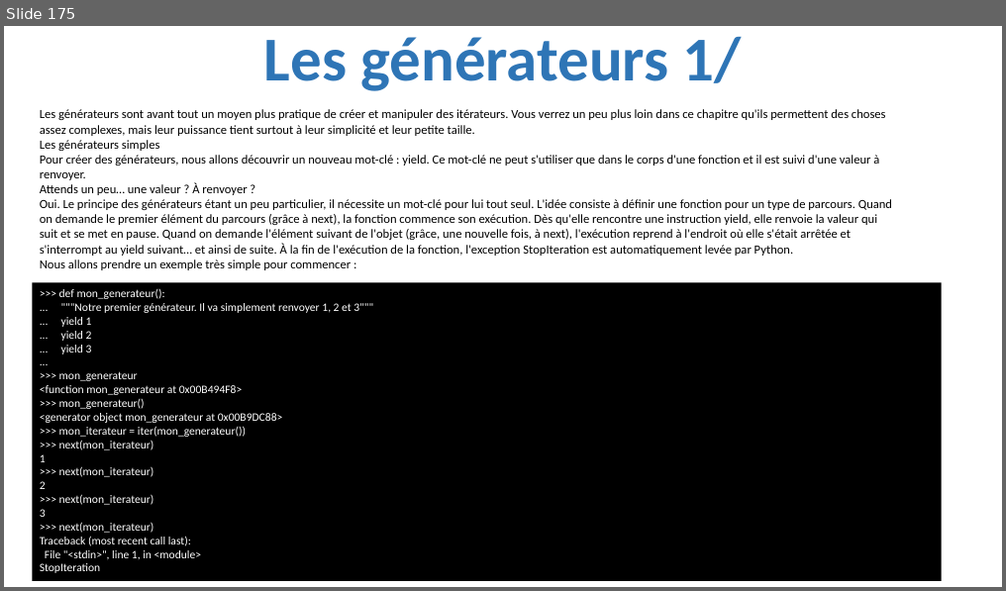
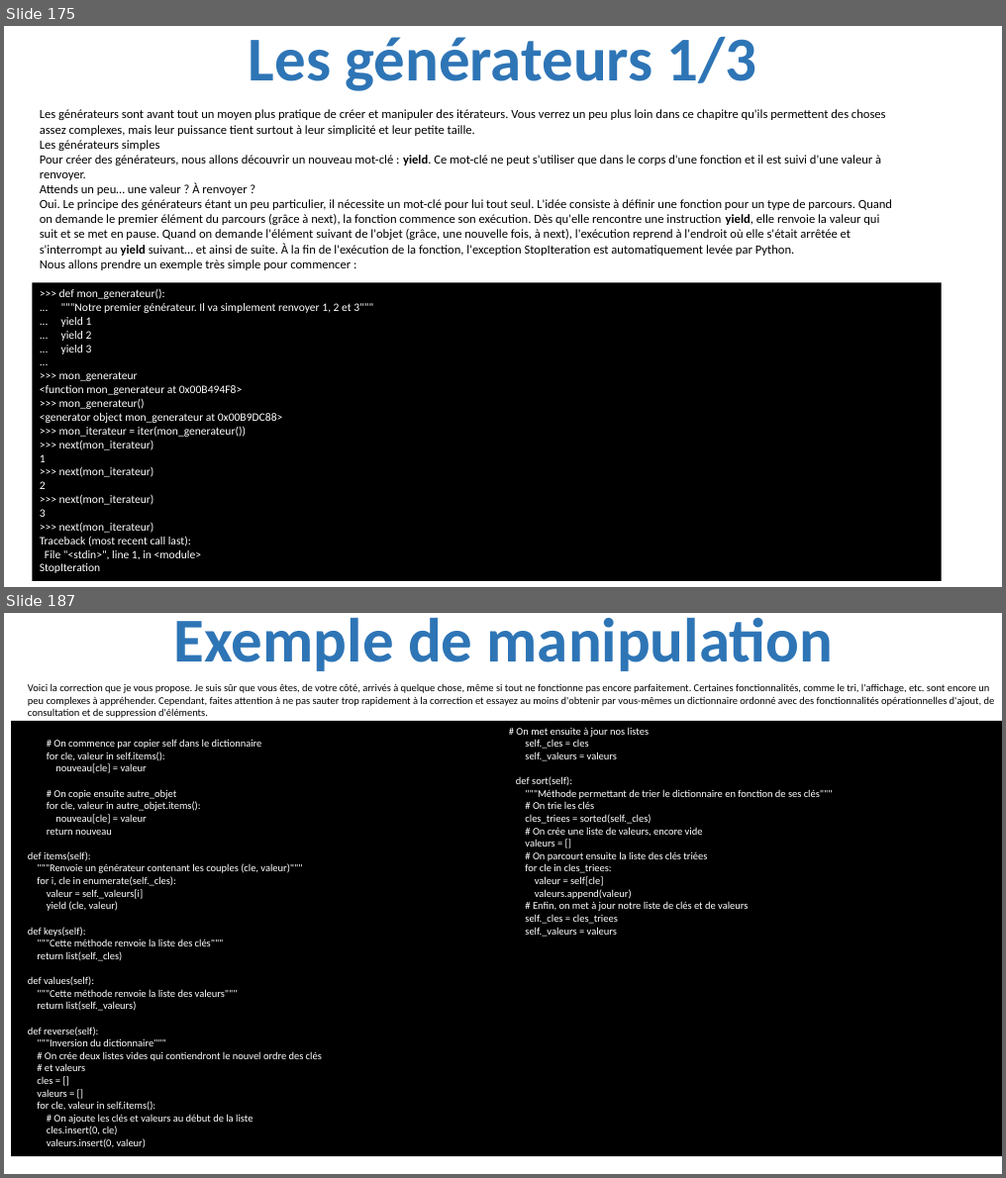
Before and after one commit to julienPalleau/PythonDoc, a slide deck: Python-resume.pptx. Shown one above the other, each under a label of ours: slide 175 before the commit, slides 175 and 187 after it; the slides between them are not shown. The pictures are 1006x591 and 1006x1178 pixels, drawn with LibreOffice and Linux fonts; fonts in the diff are those of the drawing. Boxes give left, top, right and bottom in pixels: in the first picture for what was removed or moved away, otherwise in the second. Text is boxed around its words. In the diff, an @@ line names an element or a change of style, - is before the commit and + after.

Commit message:
Réalisez un dictionnaire ordonné

```diff
--- a/Python-resume.pptx
+++ b/Python-resume.pptx
@@ slide 187 added at bbox=[4, 613, 1002, 1174], background #FFFFFF @@
@@ title added at bbox=[174, 617, 833, 671], 60 pt, text #2E75B6, bold @@
+Exemple de manipulation
@@ text added at bbox=[28, 683, 995, 718], 10 pt, text #000000 @@
+Voici la correction que je vous propose. Je suis sûr que vous êtes, de votre côté, arrivés à quelque chose, même si tout ne fonctionne pas encore parfaitement. Certaines fonctionnalités, comme le tri, l'affichage, etc. sont encore un peu complexes à appréhender. Cependant, faites attention à ne pas sauter trop rapidement à la correction et essayez au moins d'obtenir par vous-mêmes un dictionnaire ordonné avec des fonctionnalités opérationnelles d'ajout, de consultation et de suppression d'éléments.
@@ rectangle added at bbox=[11, 721, 1002, 1157], fill #000000, 10 pt, text #FFFFFF @@
+# On commence par copier self dans le dictionnaire
+for cle, valeur in self.items():
+nouveau[cle] = valeur
+# On copie ensuite autre_objet
+for cle, valeur in autre_objet.items():
+nouveau[cle] = valeur
+return nouveau
+def items(self):
+"""Renvoie un générateur contenant les couples (cle, valeur)"""
+for i, cle in enumerate(self._cles):
+valeur = self._valeurs[i]
+yield (cle, valeur)
+def keys(self):
+"""Cette méthode renvoie la liste des clés"""
+return list(self._cles)
+def values(self):
+"""Cette méthode renvoie la liste des valeurs"""
+return list(self._valeurs)
+def reverse(self):
+"""Inversion du dictionnaire"""
+# On crée deux listes vides qui contiendront le nouvel ordre des clés
+# et valeurs
+cles = []
+valeurs = []
+for cle, valeur in self.items():
+# On ajoute les clés et valeurs au début de la liste
+cles.insert(0, cle)
+valeurs.insert(0, valeur)
+# On met ensuite à jour nos listes
+self._cles = cles
+self._valeurs = valeurs
+def sort(self):
+"""Méthode permettant de trier le dictionnaire en fonction de ses clés"""
+# On trie les clés
+cles_triees = sorted(self._cles)
+# On crée une liste de valeurs, encore vide
+valeurs = []
+# On parcourt ensuite la liste des clés triées
+for cle in cles_triees:
+valeur = self[cle]
+valeurs.append(valeur)
+# Enfin, on met à jour notre liste de clés et de valeurs
+self._cles = cles_triees
+self._valeurs = valeurs
@@ slide 175 changed as well @@
@@ title at bbox=[249, 36, 757, 91]: text changed @@
-Les générateurs 1/
+Les générateurs 1/3
@@ text at bbox=[40, 155, 892, 256]: bold on in "yield.", "yield, yield" @@
```
Also in this commit, not shown: 1 other slide changed, 11 other slides added.
